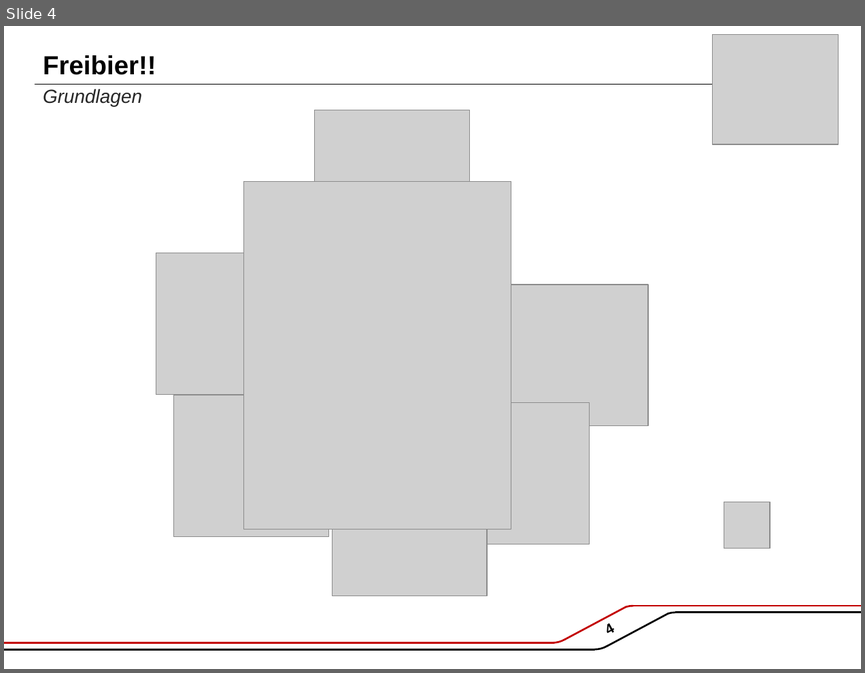
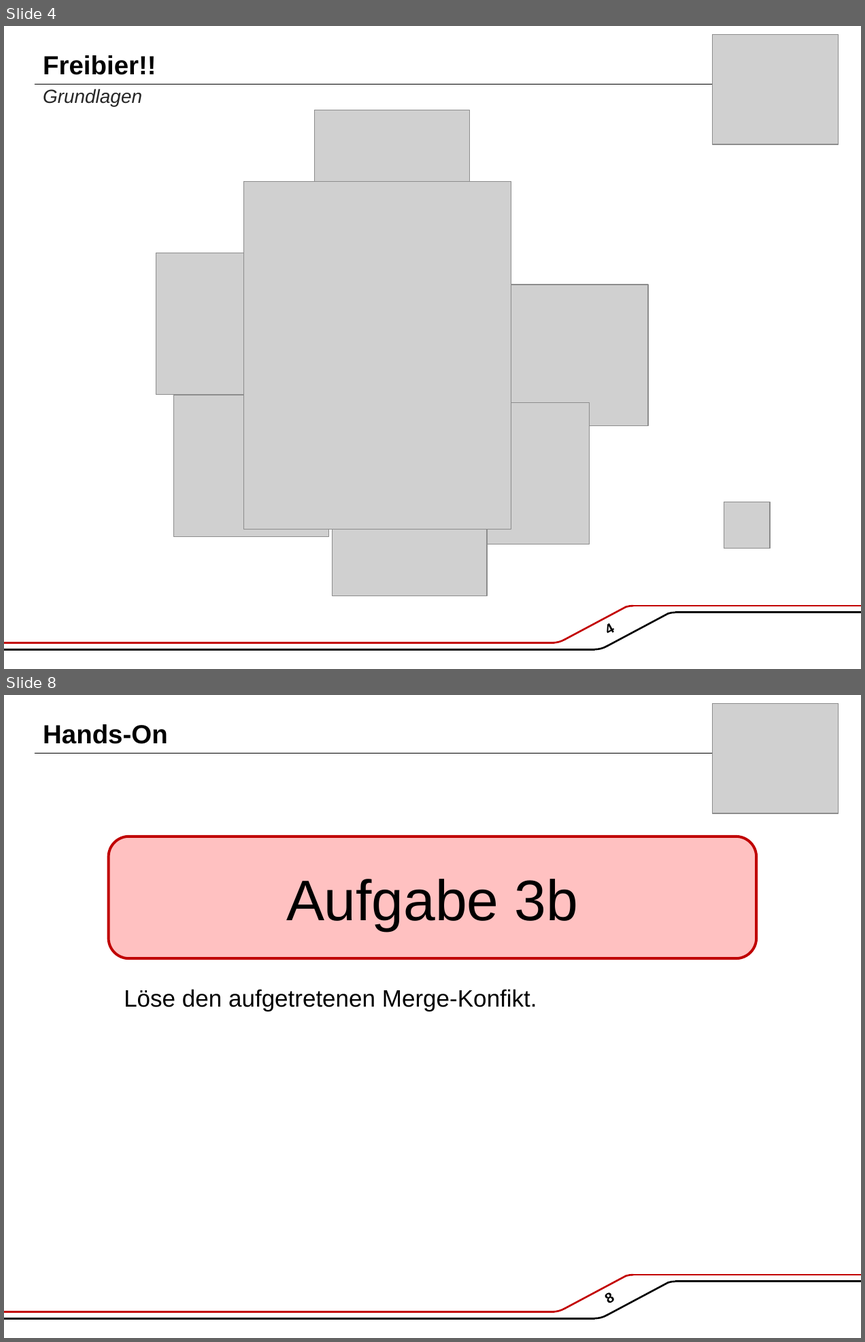
Before and after one commit to PhillyVsWilly/Freibier, a slide deck: git Schulung.pptx. Shown one above the other, each under a label of ours: slide 4 before the commit, slides 4 and 8 after it; the slides between them are not shown. The pictures are 865x673 and 865x1342 pixels, drawn with LibreOffice and Linux fonts; fonts in the diff are those of the drawing; grey boxes stand for pictures; background and template pictures are left out. Boxes give left, top, right and bottom in pixels: in the first picture for what was removed or moved away, otherwise in the second. Text is boxed around its words. In the diff, an @@ line names an element or a change of style, - is before the commit and + after.

Commit message:
Aufgaben und Musterlösung hinzugefügt, Aufgaben in die Präsentation übernommen.

```diff
--- a/git Schulung.pptx
+++ b/git Schulung.pptx
@@ slide 8 added at bbox=[4, 695, 861, 1338], background #FFFFFF; not listed: 12 template elements that a slide beside it also shows @@
@@ picture added at bbox=[713, 704, 838, 813] @@
@@ title added at bbox=[43, 724, 168, 744], 22 pt, text #000000, bold @@
+Hands-On
@@ rounded rectangle added at bbox=[109, 836, 756, 958], fill #FFC1C1, outline #C00000 2.25 pt, 48 pt, text #000000 @@
+Aufgabe 3b
@@ text added at bbox=[124, 989, 537, 1011], 20 pt, text #000000 @@
+Löse den aufgetretenen Merge-Konfikt.
```
Also in this commit, not shown: 3 slides changed, 8 other slides added, 2 slides removed, 2 other files.
